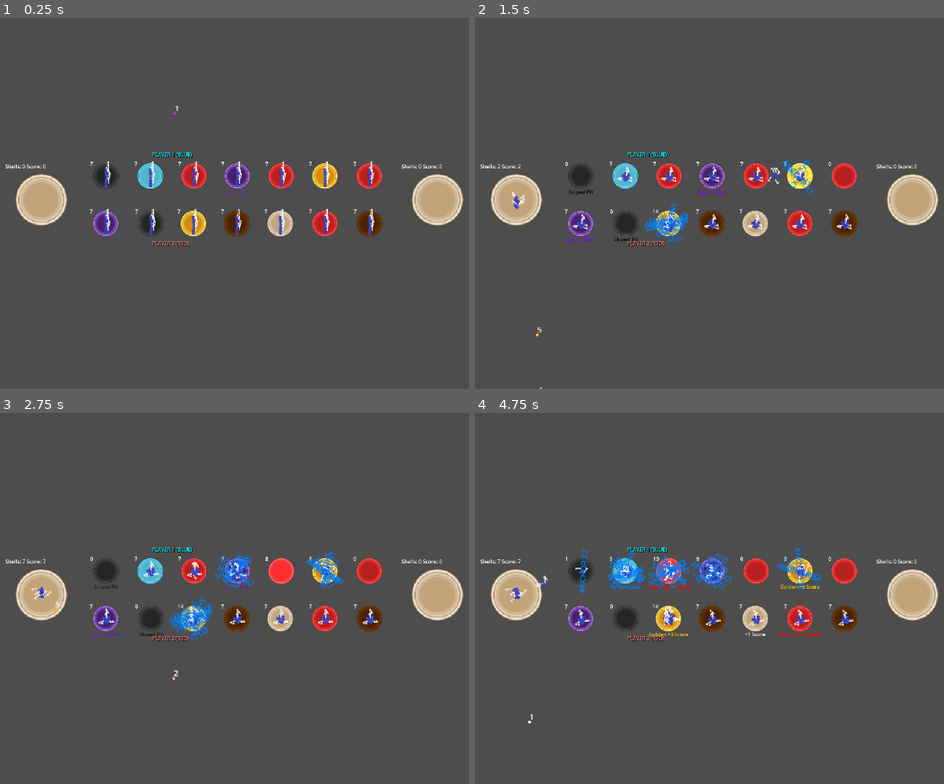
Above: before the commit, frames 1-4 (two rows, left to right).
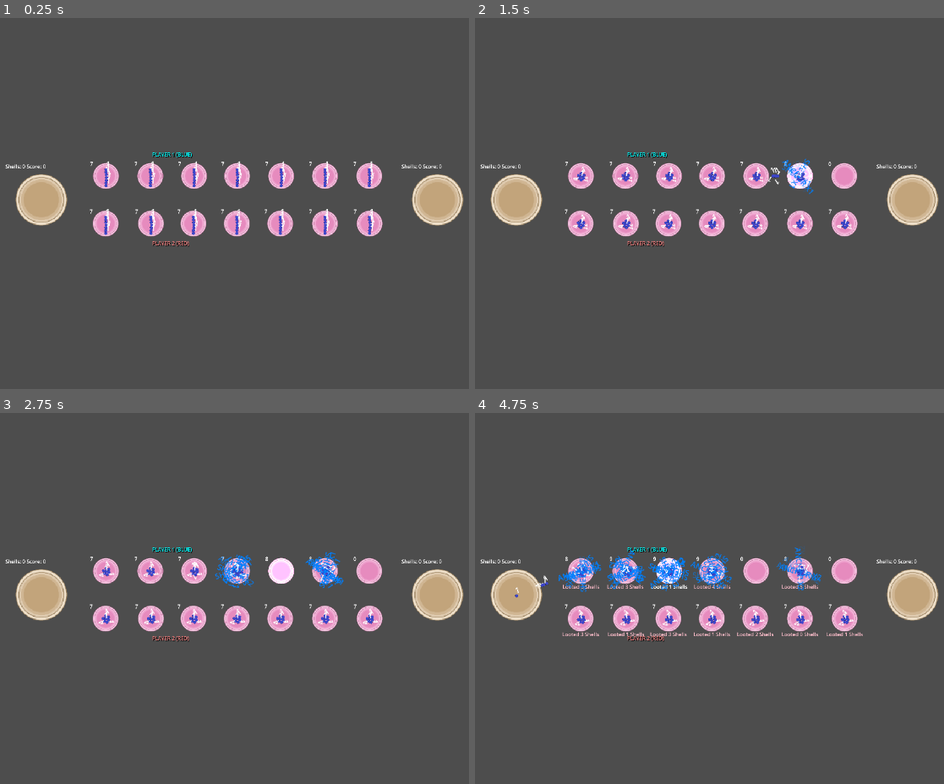
Above: after the commit, the same moments.

Repository: Hoplyman/GameHackathon-Achuuuspekoply
Game: Godot game, scene res://scenes/Gameplay.tscn
Same seed, same stepped clock (60 frames per second), same inputs: the game is played once before the commit and once after it. This scene is started directly instead of the project's main scene.
Inputs (mouse positions are in pixels of both pictures, inside the frame that each line leads up to):
- Up to frame 1 (0.25 s): no input
- Up to frame 2 (1.5 s): move the mouse to (845, 177) at 0.52 s; click (845, 177) at 0.67 s; move the mouse to (798, 177) at 1.27 s; click (798, 177) at 1.42 s
- Up to frame 3 (2.75 s): move the mouse to (281, 572) at 2.02 s; click (281, 572) at 2.17 s
- Up to frame 4 (4.75 s): move the mouse to (714, 572) at 2.77 s; click (714, 572) at 2.92 s; click "Skip Turn" at 3.5 s; move the mouse to (667, 572) at 4.27 s; click (667, 572) at 4.42 s

The runs differ from the first frame. In frame 1, 3.9% of the frame differs, in the area x 19-82%, y 23-59%; in frame 2, 4.4%; in frame 3, 4.3%; in frame 4, 5.0%, in the area x 4-83%, y 36-84%.

Commit message:
Fix pit shell drop logic and update effect handling
Introduces the pit_drop() function to trigger effects when shells enter pits, specifically handling VOID effect for PitType 9. Also refactors effect_shells_in_area to correctly reference GameManager and current_turn, and removes an unused property from Shell.tscn.

Diff:
--- a/objects/Pit.gd
+++ b/objects/Pit.gd
@@ -10,10 +10,9 @@
 @onready var timer := $Timer
 @onready var labelshell = $ShellLabel
 @onready var labeleffect := $Effect
-
 func _ready():
 	setup_click_area()
-	PitType = randi_range(1,11)
+	PitType = randi_range(5,5)
 	update_pit_frame()
 	add_to_group("pits")
 	# CRITICAL FIX: Stop timer immediately and disable timer counting from the start
@@ -244,7 +243,7 @@
 func _on_shell_area_body_entered(body: Node2D) -> void:
 	if body is RigidBody2D and body.is_in_group("Shells"):
 		print("Shell entered pit ", name, ": ", body.name)
-
+		pit_drop()
 		# FIXED: Always update shell count when a shell enters, regardless of timer mode
 		await get_tree().create_timer(0.1).timeout  # Small delay for physics to settle
 
@@ -349,6 +348,10 @@
 	if PitType == 6:
 		effect_shells_in_area("CHAIN")
 
+func pit_drop():
+	if PitType == 9:
+		effect_shells_in_area("VOID")
+
 func effect_shells_in_area(Effect: String):
 	var Shell1: Node2D = null
 	var Shell2: Node2D = null
@@ -360,13 +363,13 @@
 	var gamemode: String = ""
 	var pvp = get_tree().root.get_node_or_null("Gameplay")
 	var campaign = get_tree().root.get_node_or_null("Campaign")
-	var GameManager = get_tree().root.get_node_or_null("GameManager")
-	#var current_turn: int = GameManager.current_turn
+	var GameManager = pvp.get_node_or_null("GameManager")
+	var current_turn: int = GameManager.current_turn
 	var Player: int = 0
-	#if current_turn != 0:
-	#	Player = current_turn
-	#else:
-	Player = 0
+	if current_turn != 0:
+		Player = current_turn
+	else:
+		Player = 0
 	var pits = get_tree().get_nodes_in_group("pits")
 	var pit_index = pits.find(self)
 	Player += 1
--- a/objects/Shell.tscn
+++ b/objects/Shell.tscn
@@ -52,7 +52,6 @@
 
 [node name="Effect" type="Label" parent="."]
 visible = false
-anchors_preset = -1
 grow_horizontal = 2
 grow_vertical = 2
 text = "Effect"
